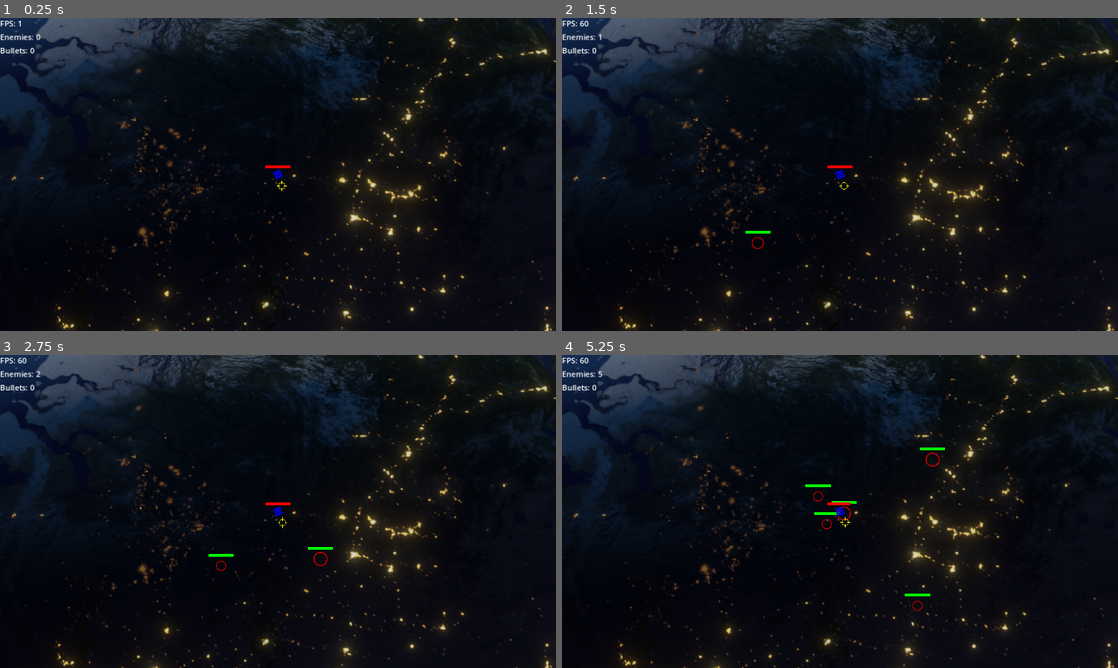
Above: before the commit, frames 1-4 (two rows, left to right).
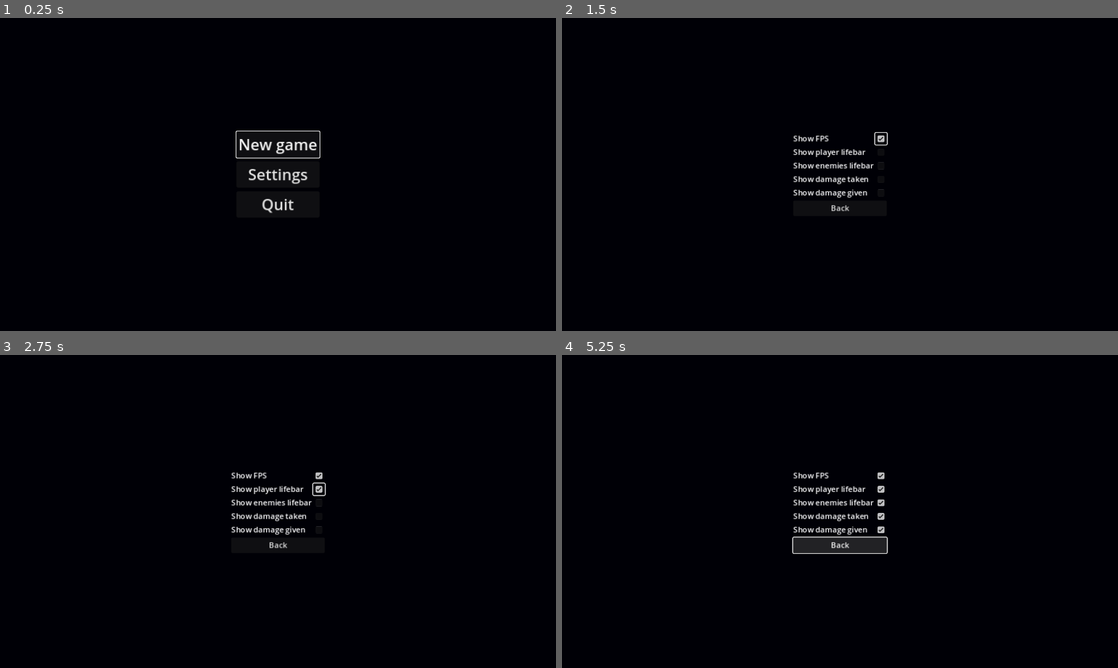
Above: after the commit, the same moments.

Repository: sebszczec/Bambo
Game: Godot game, scene res://scenes/start_menu.tscn
Same seed, same stepped clock (60 frames per second), same inputs: the game is played once before the commit and once after it. Before the commit the project starts from res://scenes/world.tscn.
Inputs (mouse positions are in pixels of both pictures, inside the frame that each line leads up to):
- Up to frame 1 (0.25 s): no input
- Up to frame 2 (1.5 s): click (840, 174) at 0.5 s, where only the run after the commit has a clickable "Settings"; click (878, 140) at 1.27 s
- Up to frame 3 (2.75 s): click (316, 489) at 2.02 s
- Up to frame 4 (5.25 s): click (878, 502) at 2.77 s; click (878, 517) at 3.52 s; click (878, 530) at 4.27 s; click (840, 545) at 5 s, where only the run after the commit has a clickable "Back"

The runs differ from the first frame. In frame 1, 20% of the frame differs, in the area x 0-100%, y 0-100%; in frame 2, 20%; in frame 3, 20%; in frame 4, 22%.

Commit message:
first draft of settings menu added

Diff:
--- a/project.godot
+++ b/project.godot
@@ -11,8 +11,9 @@
 [application]
 
 config/name="Bambo"
-run/main_scene="res://scenes/world.tscn"
+run/main_scene="res://scenes/start_menu.tscn"
 config/features=PackedStringArray("4.3", "Forward Plus")
+boot_splash/image="res://resources/bruxa logo.png"
 config/icon="res://icon.svg"
 
 [display]
--- /dev/null
+++ b/scenes/floating_text.tscn
@@ -0,0 +1,24 @@
+[gd_scene load_steps=2 format=3 uid="uid://b123uk2qb71n2"]
+
+[ext_resource type="Script" path="res://scripts/floating_text.gd" id="1_njeqf"]
+
+[node name="FloatingText" type="Node2D"]
+script = ExtResource("1_njeqf")
+
+[node name="TextValue" type="Label" parent="."]
+anchors_preset = 8
+anchor_left = 0.5
+anchor_top = 0.5
+anchor_right = 0.5
+anchor_bottom = 0.5
+offset_left = -20.0
+offset_top = -11.5
+offset_right = 20.0
+offset_bottom = 11.5
+grow_horizontal = 2
+grow_vertical = 2
+size_flags_horizontal = 4
+text = "200
+"
+horizontal_alignment = 1
+vertical_alignment = 1
--- /dev/null
+++ b/scenes/settings_menu.tscn
@@ -0,0 +1,86 @@
+[gd_scene load_steps=2 format=3 uid="uid://cp7v3lhjxqiom"]
+
+[ext_resource type="Script" path="res://scripts/settings_menu.gd" id="1_fehxq"]
+
+[node name="SettingsMenu" type="Control"]
+layout_mode = 3
+anchors_preset = 15
+anchor_right = 1.0
+anchor_bottom = 1.0
+grow_horizontal = 2
+grow_vertical = 2
+script = ExtResource("1_fehxq")
+
+[node name="ColorRect" type="ColorRect" parent="."]
+layout_mode = 1
+anchors_preset = 15
+anchor_right = 1.0
+anchor_bottom = 1.0
+grow_horizontal = 2
+grow_vertical = 2
+color = Color(0, 0, 0.0235294, 1)
+
+[node name="GridContainer" type="GridContainer" parent="."]
+layout_mode = 1
+anchors_preset = 8
+anchor_left = 0.5
+anchor_top = 0.5
+anchor_right = 0.5
+anchor_bottom = 0.5
+offset_left = -20.0
+offset_top = -40.0
+offset_right = 20.0
+offset_bottom = 40.0
+grow_horizontal = 2
+grow_vertical = 2
+
+[node name="HBoxContainer" type="HBoxContainer" parent="GridContainer"]
+layout_mode = 2
+
+[node name="Labes" type="VBoxContainer" parent="GridContainer/HBoxContainer"]
+layout_mode = 2
+
+[node name="ShowFpsLabel" type="Label" parent="GridContainer/HBoxContainer/Labes"]
+layout_mode = 2
+text = "Show FPS"
+
+[node name="ShowPlayerLifebarLabel" type="Label" parent="GridContainer/HBoxContainer/Labes"]
+layout_mode = 2
+text = "Show player lifebar"
+
+[node name="ShowEnemiesLifebarLabel" type="Label" parent="GridContainer/HBoxContainer/Labes"]
+layout_mode = 2
+text = "Show enemies lifebar"
+
+[node name="ShowDamageTakenLabel" type="Label" parent="GridContainer/HBoxContainer/Labes"]
+layout_mode = 2
+text = "Show damage taken
+"
+
+[node name="ShowDamageGivenLabel" type="Label" parent="GridContainer/HBoxContainer/Labes"]
+layout_mode = 2
+text = "Show damage given"
+
+[node name="Checks" type="VBoxContainer" parent="GridContainer/HBoxContainer"]
+layout_mode = 2
+
+[node name="ShowFpsCB" type="CheckBox" parent="GridContainer/HBoxContainer/Checks"]
+layout_mode = 2
+
+[node name="ShowPlayerLifebarCB" type="CheckBox" parent="GridContainer/HBoxContainer/Checks"]
+layout_mode = 2
+
+[node name="ShowEnemiesLifebarCB" type="CheckBox" parent="GridContainer/HBoxContainer/Checks"]
+layout_mode = 2
+
+[node name="ShowDamageTakenCB" type="CheckBox" parent="GridContainer/HBoxContainer/Checks"]
+layout_mode = 2
+
+[node name="ShowDamageGivenCB" type="CheckBox" parent="GridContainer/HBoxContainer/Checks"]
+layout_mode = 2
+
+[node name="Button" type="Button" parent="GridContainer"]
+layout_mode = 2
+text = "Back"
+
+[connection signal="pressed" from="GridContainer/Button" to="." method="_on_button_pressed"]
--- /dev/null
+++ b/scenes/start_menu.tscn
@@ -0,0 +1,55 @@
+[gd_scene load_steps=2 format=3 uid="uid://cjhfvs5t1o0xn"]
+
+[ext_resource type="Script" path="res://scripts/start_menu.gd" id="1_xryhy"]
+
+[node name="StartMenu" type="Control"]
+layout_mode = 3
+anchors_preset = 15
+anchor_right = 1.0
+anchor_bottom = 1.0
+grow_horizontal = 2
+grow_vertical = 2
+script = ExtResource("1_xryhy")
+
+[node name="ColorRect" type="ColorRect" parent="."]
+layout_mode = 1
+anchors_preset = 15
+anchor_right = 1.0
+anchor_bottom = 1.0
+grow_horizontal = 2
+grow_vertical = 2
+color = Color(0, 0, 0.0235294, 1)
+
+[node name="GridContainer" type="GridContainer" parent="."]
+layout_mode = 1
+anchors_preset = 8
+anchor_left = 0.5
+anchor_top = 0.5
+anchor_right = 0.5
+anchor_bottom = 0.5
+offset_left = -20.0
+offset_top = -20.0
+offset_right = 20.0
+offset_bottom = 20.0
+grow_horizontal = 2
+grow_vertical = 2
+theme_override_constants/v_separation = 8
+
+[node name="NewGame" type="Button" parent="GridContainer"]
+layout_mode = 2
+theme_override_font_sizes/font_size = 32
+text = "New game"
+
+[node name="Settings" type="Button" parent="GridContainer"]
+layout_mode = 2
+theme_override_font_sizes/font_size = 32
+text = "Settings"
+
+[node name="Quit" type="Button" parent="GridContainer"]
+layout_mode = 2
+theme_override_font_sizes/font_size = 32
+text = "Quit"
+
+[connection signal="pressed" from="GridContainer/NewGame" to="." method="_on_new_game_pressed"]
+[connection signal="pressed" from="GridContainer/Settings" to="." method="_on_settings_pressed"]
+[connection signal="pressed" from="GridContainer/Quit" to="." method="_on_quit_pressed"]
--- a/scripts/BallEnemy.gd
+++ b/scripts/BallEnemy.gd
@@ -1,4 +1,6 @@
 extends CharacterBody2D
+
+var floatingTextScene = preload("res://scenes/floating_text.tscn")
 
 @onready var sprite = $Sprite2D
 @onready var resizeTimer = $ResizeTimer
@@ -90,10 +92,14 @@
 
 
 func handleDamage(damage):
+	var damageText = floatingTextScene.instantiate()
+	damageText.Amount = damage
+	add_child(damageText)
+
 	Life = Life - damage
 	lifeBar.setValue(Life)
 
-	if Life == 0:
+	if Life <= 0:
 		return false
 
 	return true
--- a/scripts/Bullet.gd
+++ b/scripts/Bullet.gd
@@ -12,6 +12,7 @@
 
 func _ready():
 	lifeTimer.start()
+	Damage = randi_range(10, 20)
 
 
 @warning_ignore("unused_parameter")
--- a/scripts/Player.gd
+++ b/scripts/Player.gd
@@ -1,4 +1,6 @@
 extends CharacterBody2D
+
+var floatingTextScene = preload("res://scenes/floating_text.tscn")
 
 @onready var satelite = $Satelite
 @onready var mainBody = $MainBody
@@ -128,6 +130,10 @@
 
 
 func handleDamage(damage):
+	var damageText = floatingTextScene.instantiate()
+	damageText.Amount = damage
+	add_child(damageText)
+
 	Life = Life - damage
 	lifeBar.setValue(Life)
 
--- /dev/null
+++ b/scripts/floating_text.gd
@@ -0,0 +1,21 @@
+extends Node2D
+
+var Amount = 0
+var velocity = Vector2()
+
+@onready var textValue = $TextValue
+
+# Called when the node enters the scene tree for the first time.
+func _ready() -> void:
+	textValue.text = str(Amount)
+
+	velocity.x = randf_range(-50, 50)
+	velocity.y = randf_range(-50, -25)
+
+	var tween = create_tween()
+	tween.tween_property(self, "scale", Vector2(1.5, 1.5), 1).set_trans(Tween.TRANS_LINEAR).set_ease(Tween.EASE_OUT)
+	tween.tween_callback(queue_free)
+
+
+func _physics_process(delta: float) -> void:
+	position = position + velocity * delta
--- /dev/null
+++ b/scripts/start_menu.gd
@@ -0,0 +1,26 @@
+extends Control
+
+@onready var newGameButton = $GridContainer/NewGame
+@onready var settingsButton = $GridContainer/Settings
+@onready var quitButton = $GridContainer/Quit
+
+# Called when the node enters the scene tree for the first time.
+func _ready() -> void:
+	newGameButton.grab_focus()
+
+
+# Called every frame. 'delta' is the elapsed time since the previous frame.
+func _process(_delta: float) -> void:
+	pass
+
+
+func _on_quit_pressed() -> void:
+	get_tree().quit()
+
+
+func _on_new_game_pressed() -> void:
+	get_tree().change_scene_to_file("res://scenes/world.tscn")
+
+
+func _on_settings_pressed() -> void:
+	get_tree().change_scene_to_file("res://scenes/settings_menu.tscn")
Binary file added: resources/bruxa logo.png
